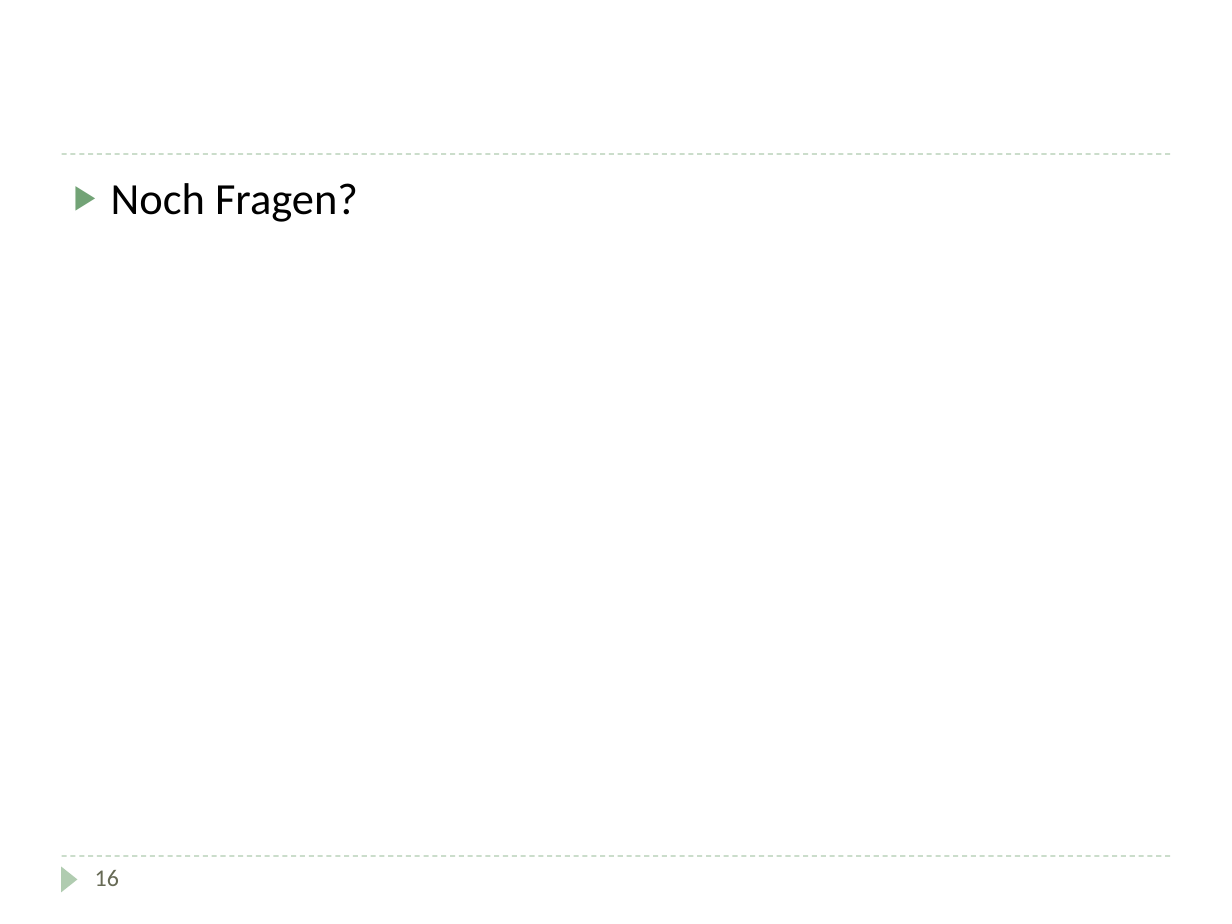
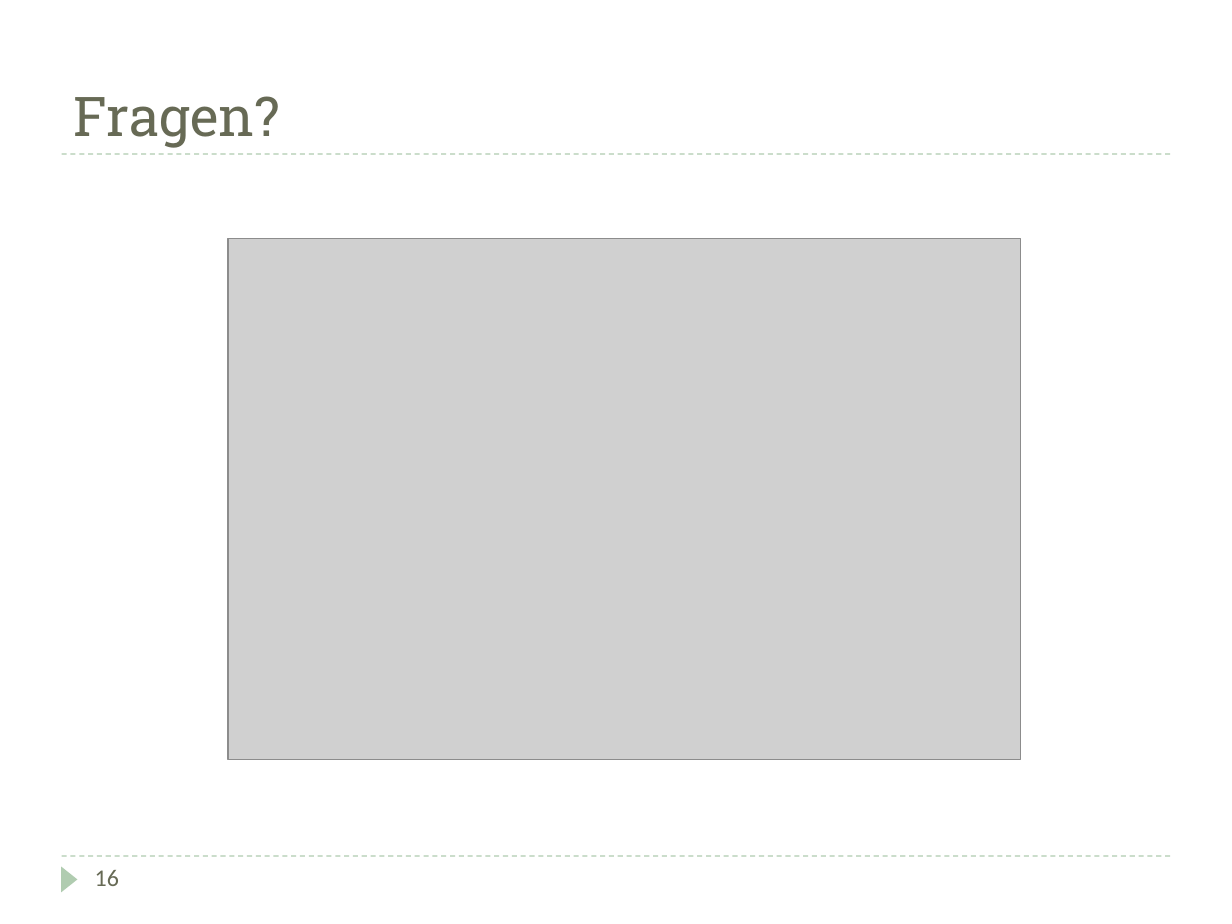
Before and after one commit to DarksideCode/Inventory-Management-System, a slide deck: slide 16 of Doku/Präsentation.pptx (slide 17 before the commit). Drawn at 1232x924 pixels with LibreOffice and Linux fonts; fonts in the diff are those of the drawing; grey boxes stand for pictures. Boxes give left, top, right and bottom in pixels: in the first picture for what was removed or moved away, otherwise in the second. Text is boxed around its words. In the diff, an @@ line names an element or a change of style, - is before the commit and + after.

```diff
--- a/Doku/Präsentation.pptx
+++ b/Doku/Präsentation.pptx
@@ title added at box(74, 96, 281, 148), 32 pt, text #676A55 @@
+Fragen?
@@ text removed at box(111, 183, 358, 222) @@
-▶ Noch Fragen?
@@ picture added at box(228, 239, 1021, 760) @@
```
Also in this commit, not shown: 9 other slides changed, 4 slides added, 4 slides removed, 2 other files.
